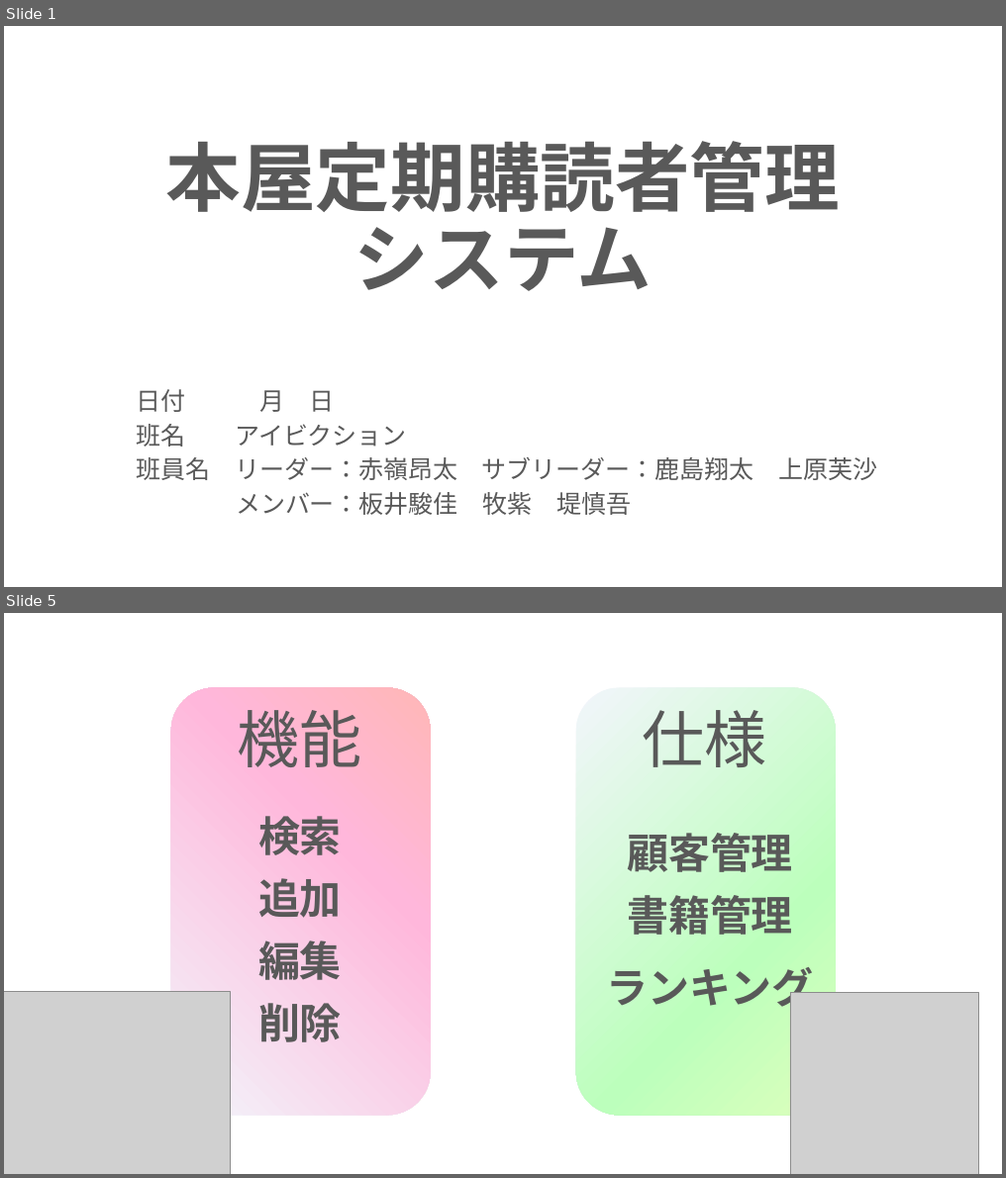
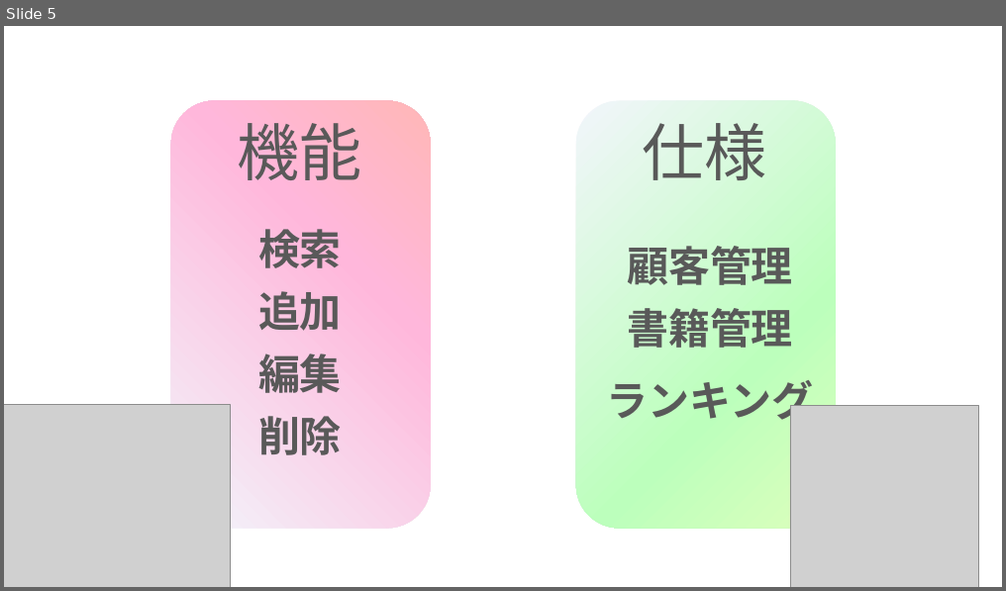
Before and after one commit to ivy239007/PG-, a slide deck: プレゼン資料.pptx. Shown one above the other, each under a label of ours: slides 1 and 5 before the commit, slide 5 after it; the slides between them are not shown. The pictures are 1006x1178 and 1006x591 pixels, drawn with LibreOffice and Linux fonts; fonts in the diff are those of the drawing; grey boxes stand for pictures; background and template pictures are left out. Boxes give left, top, right and bottom in pixels: in the first picture for what was removed or moved away, otherwise in the second. Text is boxed around its words. In the diff, an @@ line names an element or a change of style, - is before the commit and + after.

```diff
--- a/プレゼン資料.pptx
+++ b/プレゼン資料.pptx
@@ slide 1 removed at <box>4,26,1002,587</box>, background picture (left out) @@
@@ title removed at <box>166,141,840,291</box> @@
-本屋定期購読者管理
-システム
@@ subtitle removed at <box>137,389,877,515</box> @@
-日付 月 日
-班名 アイビクション
-班員名 リーダー：赤嶺昂太 サブリーダー：鹿島翔太 上原芙沙
-メンバー：板井駿佳 牧紫 堤慎吾
```
Also in this commit, not shown: 4 slides changed, 1 slide added.
